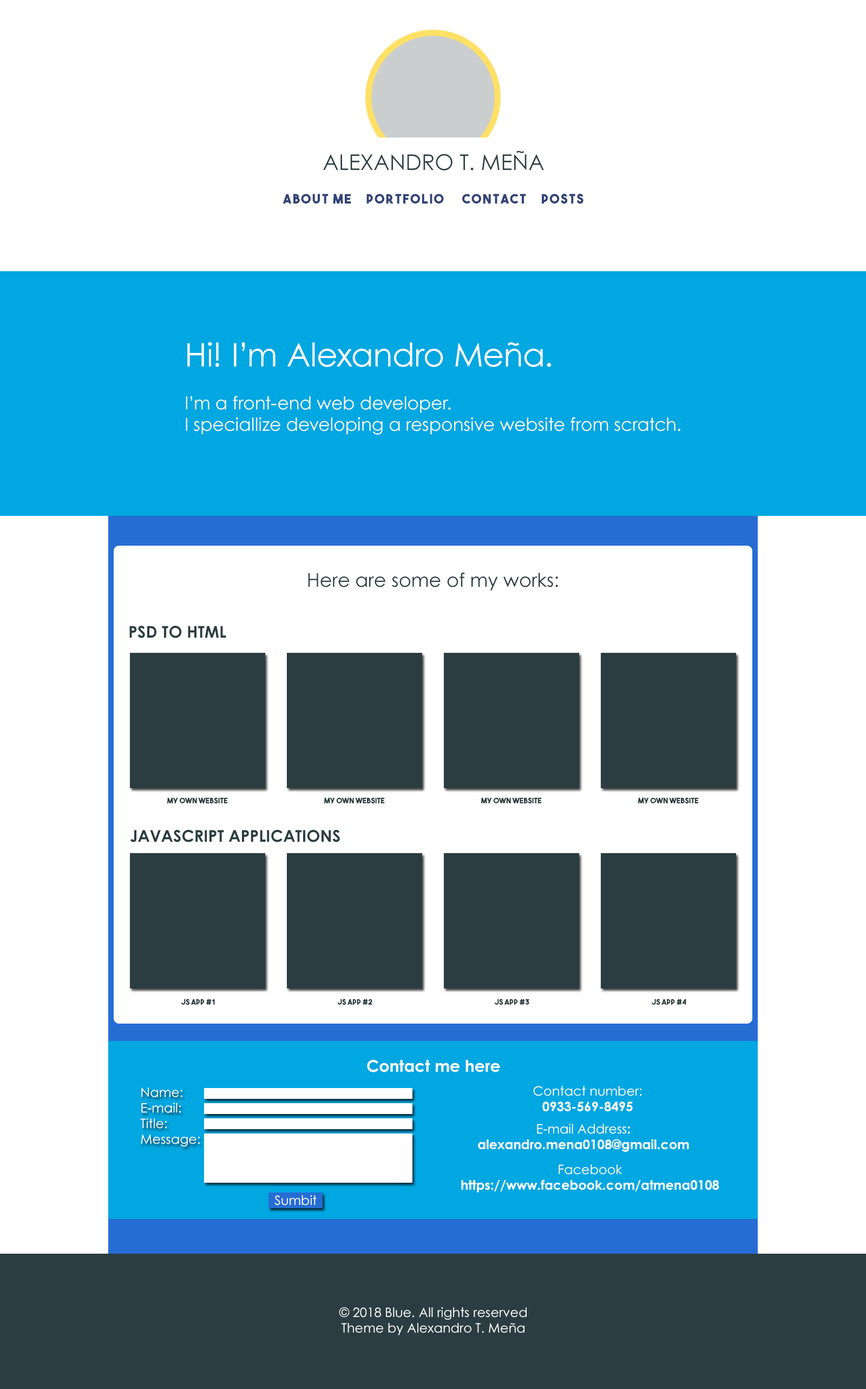
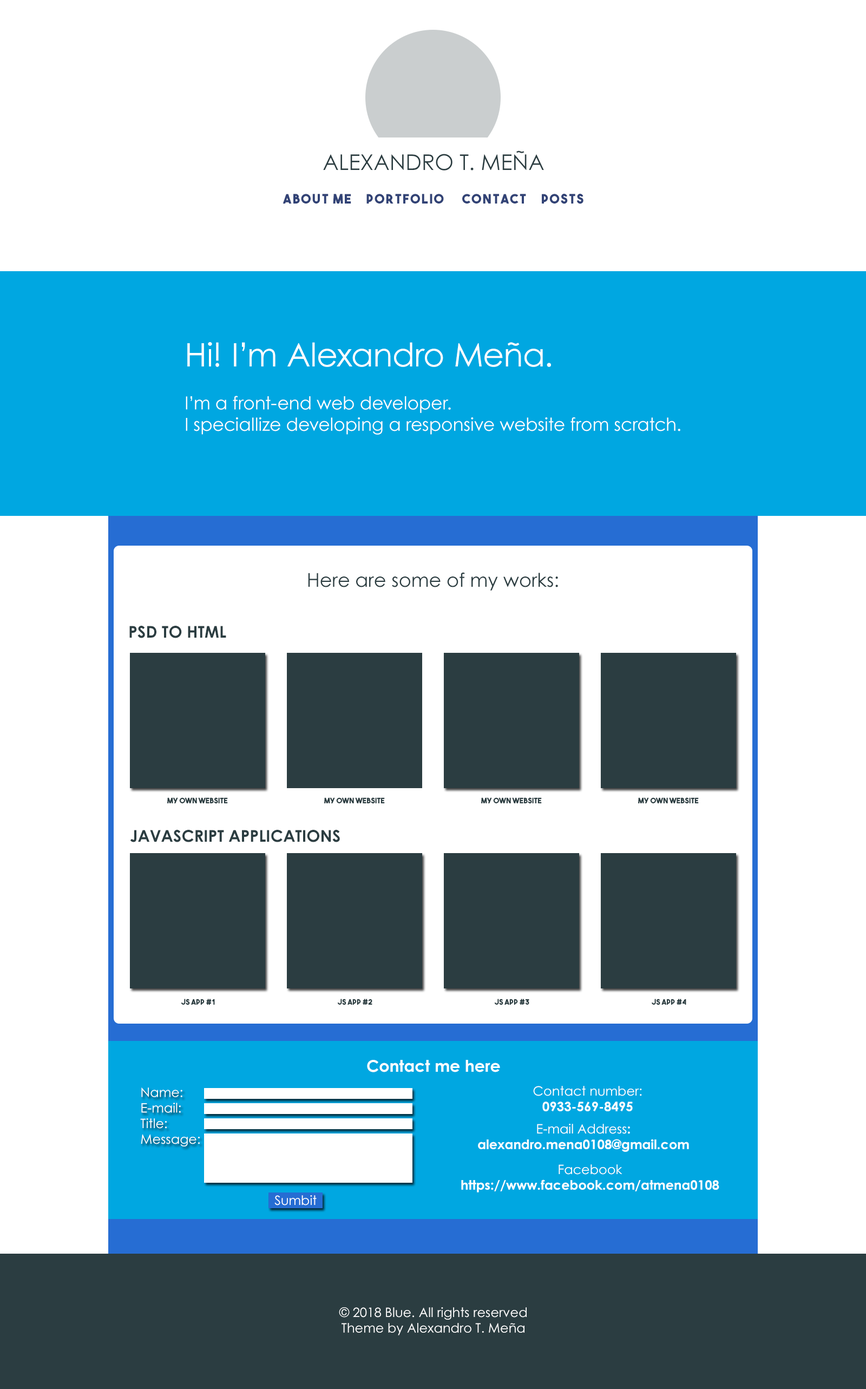
Layered file, before and after one edit (866×1389). Changes by layer:
painted on "Picture Container", unmasked it over left=365, top=29, right=501, bottom=138
